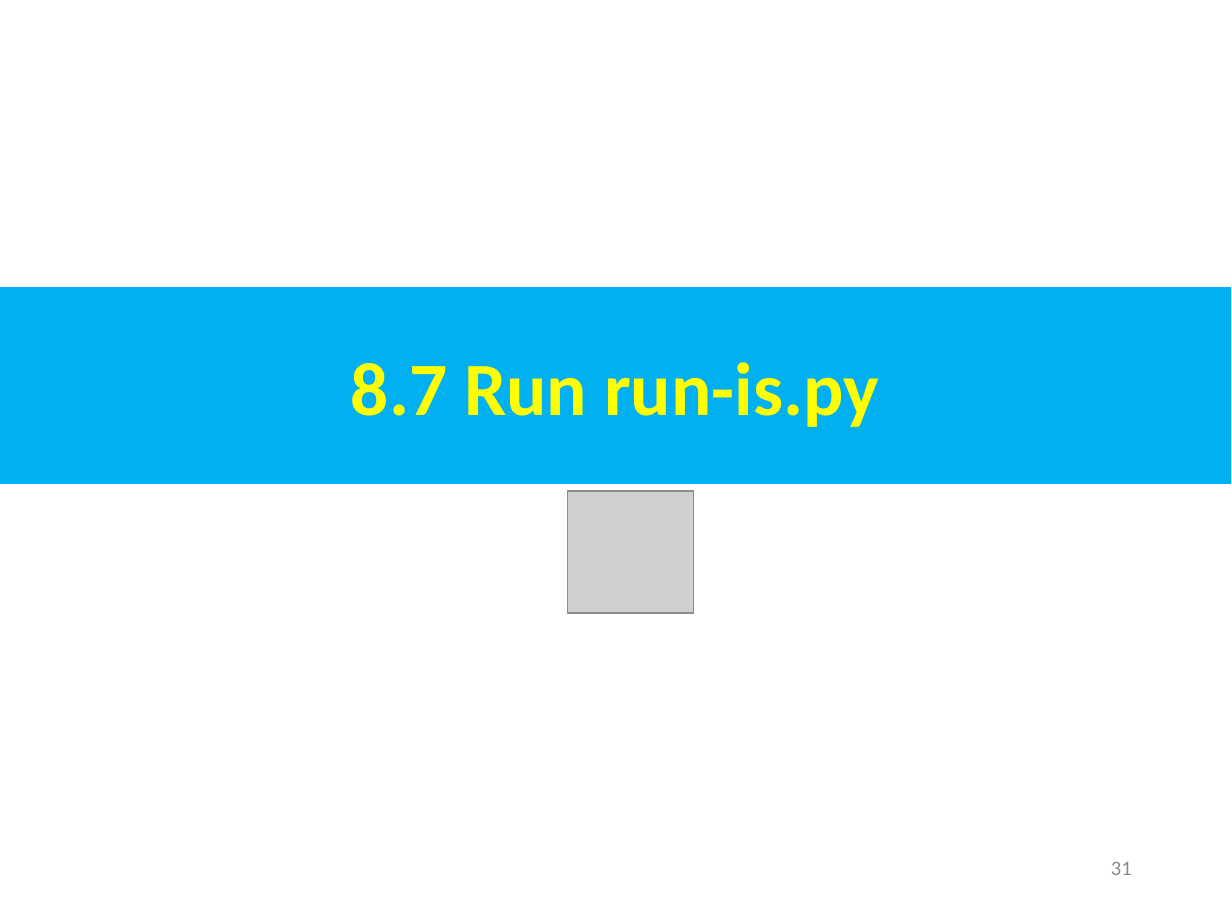
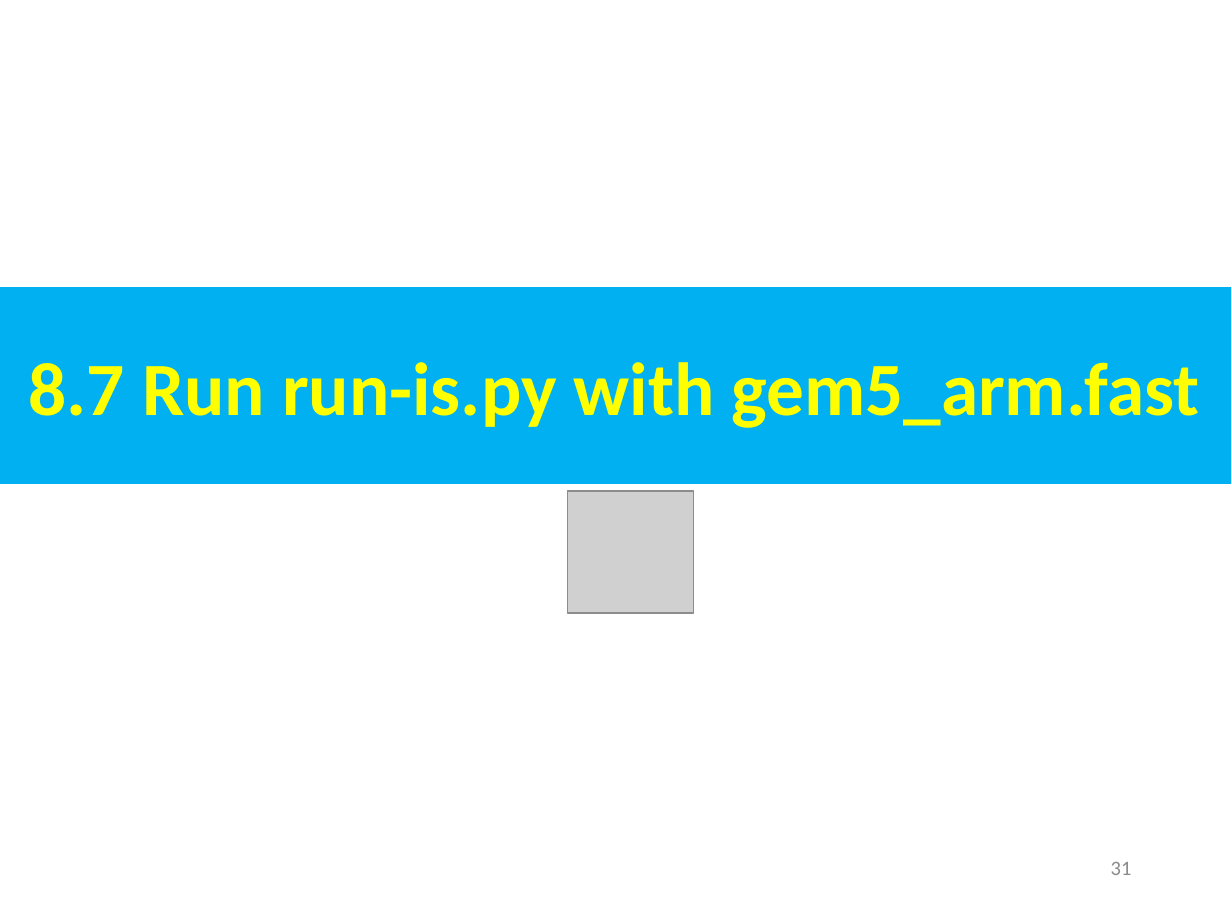
Before and after one commit to peterhchen/AIU_CS850_Gem5_McPAT, a slide deck: slide 31 of 050_Gem5/008.CacheMod/000_Video/008.CacheMod.ppt. Drawn at 1232x924 pixels with LibreOffice and Linux fonts; fonts in the diff are those of the drawing; grey boxes stand for pictures. Boxes give left, top, right and bottom in pixels: in the first picture for what was removed or moved away, otherwise in the second. Text is boxed around its words. In the diff, an @@ line names an element or a change of style, - is before the commit and + after.

```diff
--- a/050_Gem5/008.CacheMod/000_Video/008.CacheMod.ppt
+++ b/050_Gem5/008.CacheMod/000_Video/008.CacheMod.ppt
@@ text in rectangle at (29,362,1200,428): text changed @@
-8.7 Run run-is.py
+8.7 Run run-is.py with gem5_arm.fast
```
Also in this commit, not shown: 1 other slide changed.
